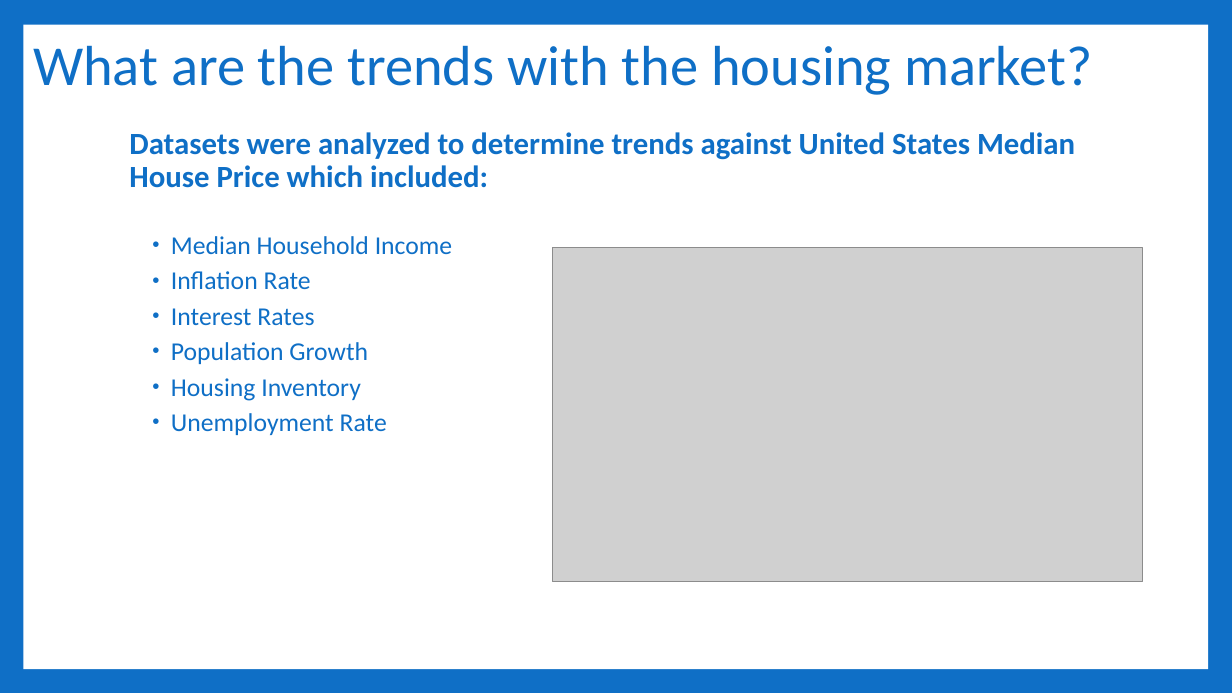
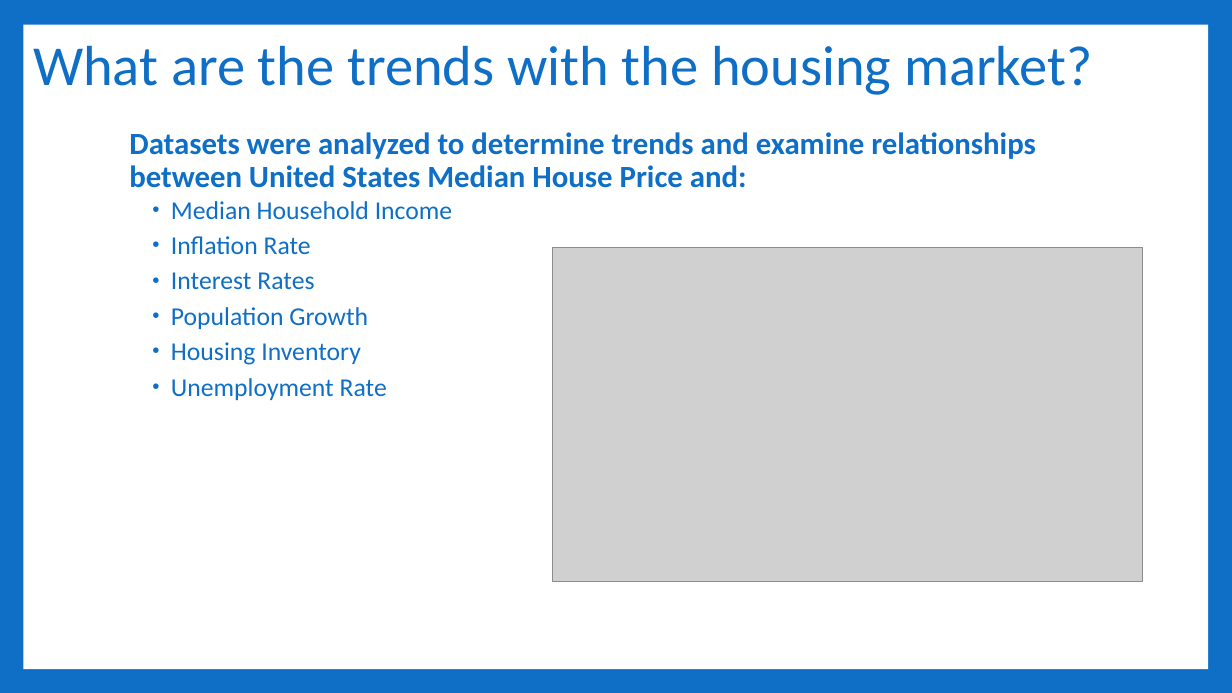
Before and after one commit to Sethdcarter/group8_data_project_1, a slide deck: slide 2 of Presentation/Project-1_Group-8_Presentation-US_Housing_Market.pptx. Drawn at 1232x693 pixels with LibreOffice and Linux fonts; fonts in the diff are those of the drawing; grey boxes stand for pictures. Boxes give left, top, right and bottom in pixels: in the first picture for what was removed or moved away, otherwise in the second. Text is boxed around its words. In the diff, an @@ line names an element or a change of style, - is before the commit and + after.

```diff
--- a/Presentation/Project-1_Group-8_Presentation-US_Housing_Market.pptx
+++ b/Presentation/Project-1_Group-8_Presentation-US_Housing_Market.pptx
@@ text at [129, 132, 1036, 188]: text changed @@
-Datasets were analyzed to determine trends against United States Median House Price which included:
+Datasets were analyzed to determine trends and examine relationships between United States Median House Price and:
```
Also in this commit, not shown: 3 other files.
